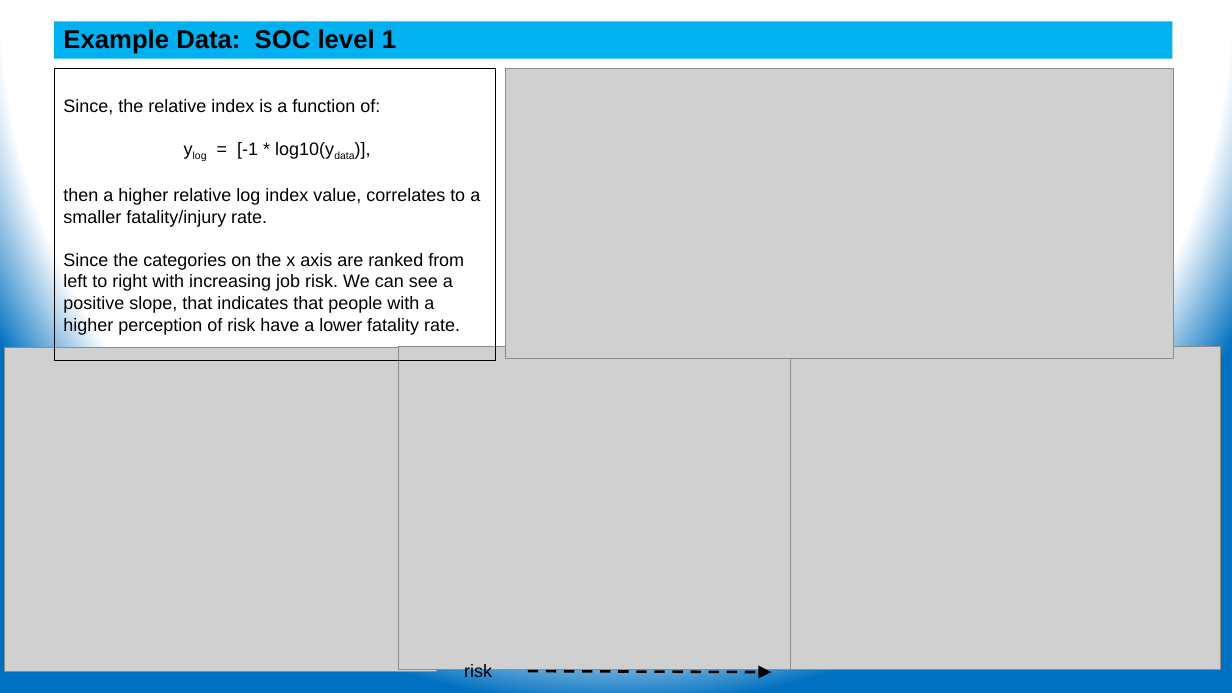
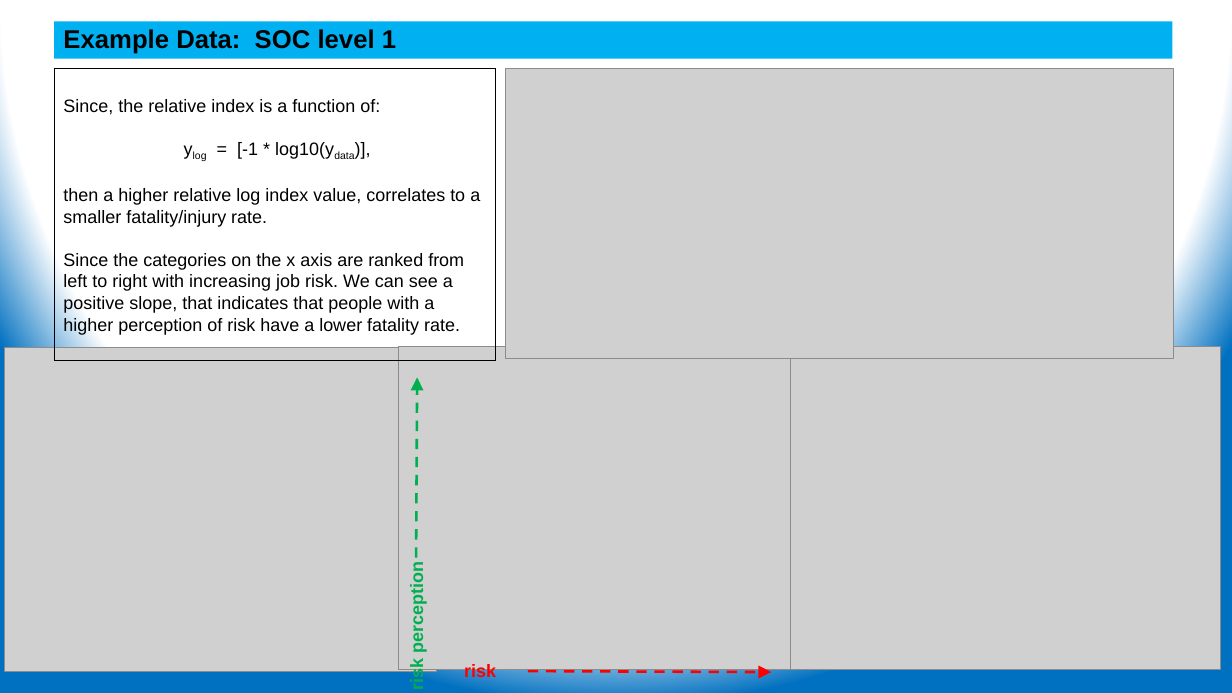
Before and after one commit to ehsintegration/yfd-phd-bls-data, a slide deck: slide 14 of D2-documentation/Data Analysis.pptx (slide 13 before the commit). Drawn at 1232x693 pixels with LibreOffice and Linux fonts; fonts in the diff are those of the drawing; grey boxes stand for pictures. Boxes give left, top, right and bottom in pixels: in the first picture for what was removed or moved away, otherwise in the second. Text is boxed around its words. In the diff, an @@ line names an element or a change of style, - is before the commit and + after.

```diff
--- a/D2-documentation/Data Analysis.pptx
+++ b/D2-documentation/Data Analysis.pptx
@@ arrow added from (416, 557) to (417, 377), #00B050 2 pt dashed @@
@@ text added at [407, 570, 427, 689], 14 pt, text #00B050, bold @@
+risk perception
@@ text "risk" at [464, 663, 496, 681]: text colour #000000 to #FF0000, bold on @@
@@ arrow (528, 671) - (772, 672): stroke #000000 2 pt dashed to #FF0000 2 pt dashed @@
```
Also in this commit, not shown: 3 other slides changed, 1 slide added, 1 other file.
